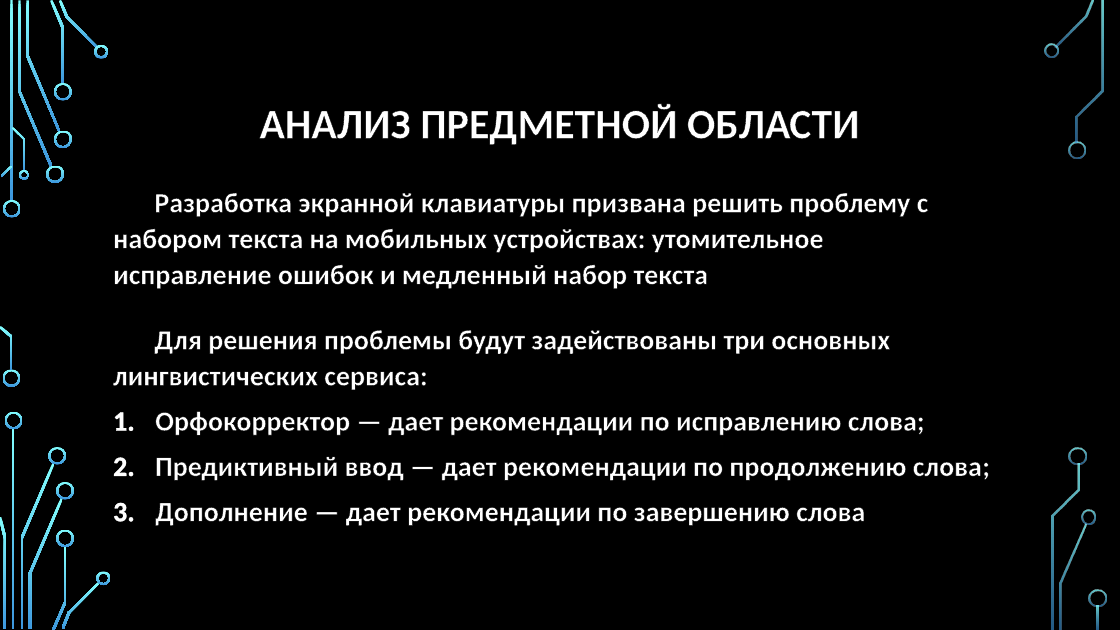
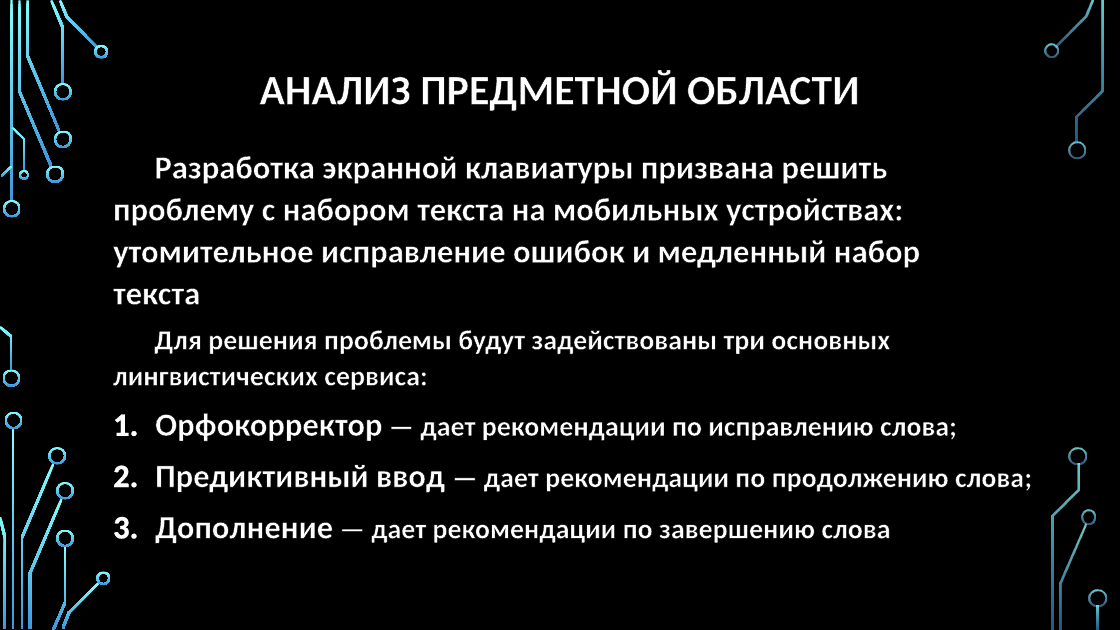
Before and after one commit to Ruslan-Far/docs-graduate-work, a slide deck: slide 3 of Фархетдинов - Презентация по ВКР.pptx. Drawn at 1120x630 pixels with LibreOffice and Linux fonts; fonts in the diff are those of the drawing; background and template pictures are left out. Boxes give left, top, right and bottom in pixels: in the first picture for what was removed or moved away, otherwise in the second. Text is boxed around its words. In the diff, an @@ line names an element or a change of style, - is before the commit and + after.

```diff
--- a/Фархетдинов - Презентация по ВКР.pptx
+++ b/Фархетдинов - Презентация по ВКР.pptx
@@ title "АНАЛИЗ ПРЕДМЕТНОЙ ОБЛАСТИ": place and size @@
-title "АНАЛИЗ ПРЕДМЕТНОЙ ОБЛАСТИ" at <box>260,104,860,145</box>
+title "АНАЛИЗ ПРЕДМЕТНОЙ ОБЛАСТИ" at <box>260,70,860,111</box>
@@ text "Разработка экранной клавиатуры призвана решить ...": place and size @@
-text "Разработка экранной клавиатуры призвана решить ..." at <box>113,193,929,289</box>
+text "Разработка экранной клавиатуры призвана решить ..." at <box>113,156,920,305</box>
@@ text "Разработка экранной клавиатуры призвана решить ..." at <box>113,156,920,305</box>: size 24 to 28 pt @@
@@ text at <box>155,413,1032,543</box>: size 24 to 28 pt in "Орфокорректор", "Предиктивный ввод", "Дополнение" @@
```
Also in this commit, not shown: 1 other slide changed.
